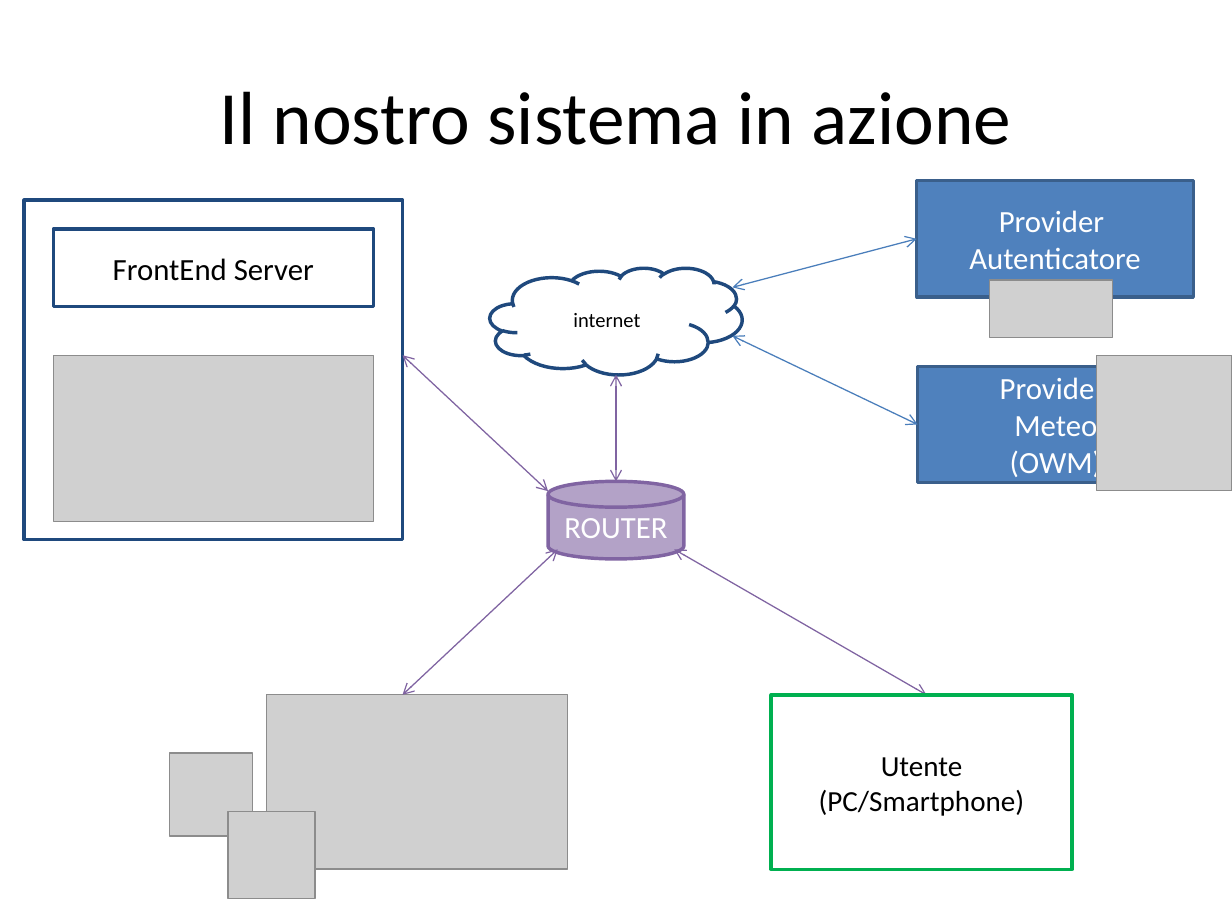
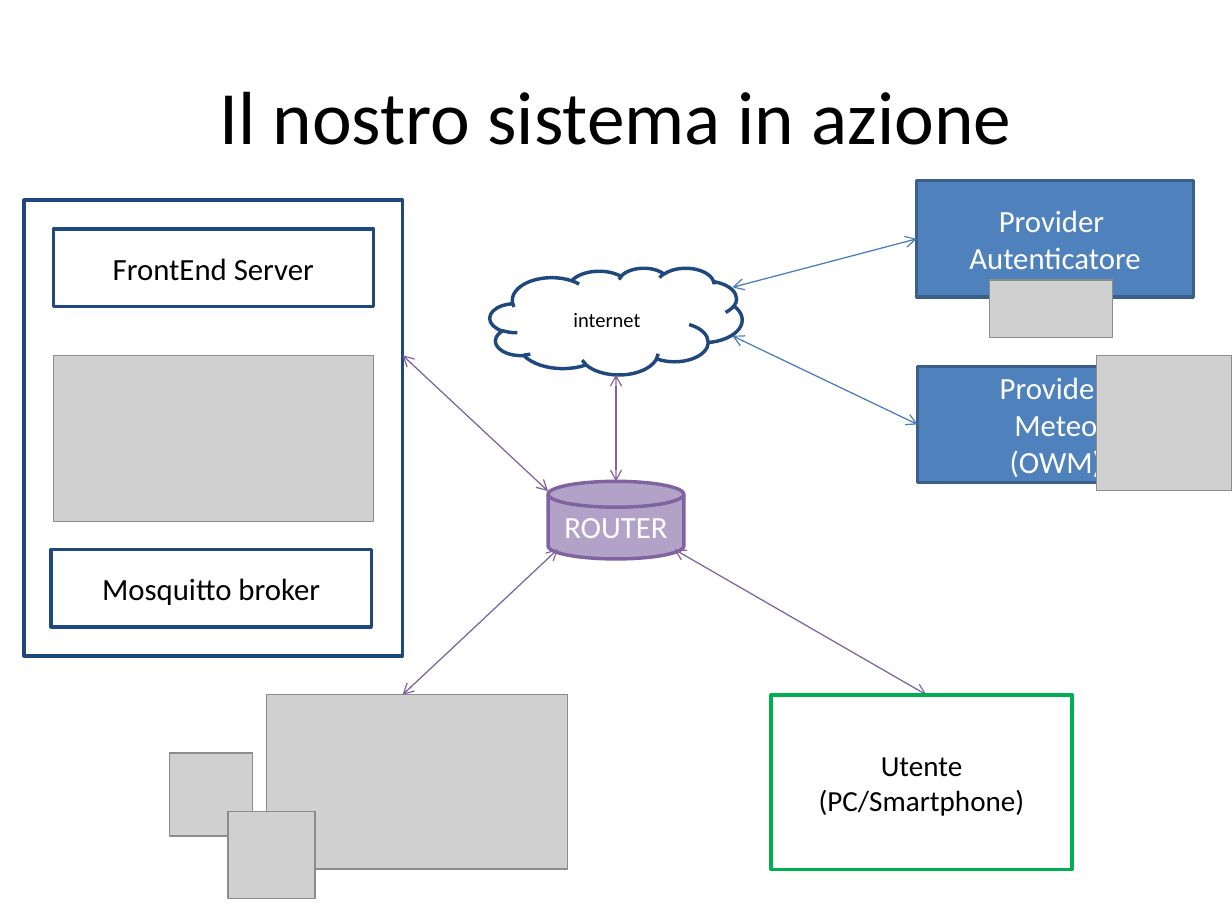
Before and after one commit to FraGio/iss2018, a slide deck: slide 8 of ArchitetturaInformale/ArchGen.pptx. Drawn at 1232x924 pixels with LibreOffice and Linux fonts; fonts in the diff are those of the drawing; grey boxes stand for pictures. Boxes give left, top, right and bottom in pixels: in the first picture for what was removed or moved away, otherwise in the second. Text is boxed around its words. In the diff, an @@ line names an element or a change of style, - is before the commit and + after.

```diff
--- a/ArchitetturaInformale/ArchGen.pptx
+++ b/ArchitetturaInformale/ArchGen.pptx
@@ rectangle: place and size @@
-rectangle at <box>25,200,403,540</box>
+rectangle at <box>25,200,403,655</box>
@@ rectangle added at <box>52,549,372,627</box>, fill #FFFFFF, outline #1F497D 2 pt, 18 pt, text #000000 @@
+Mosquitto broker
```
Also in this commit, not shown: 1 slide added, 19 other files.
